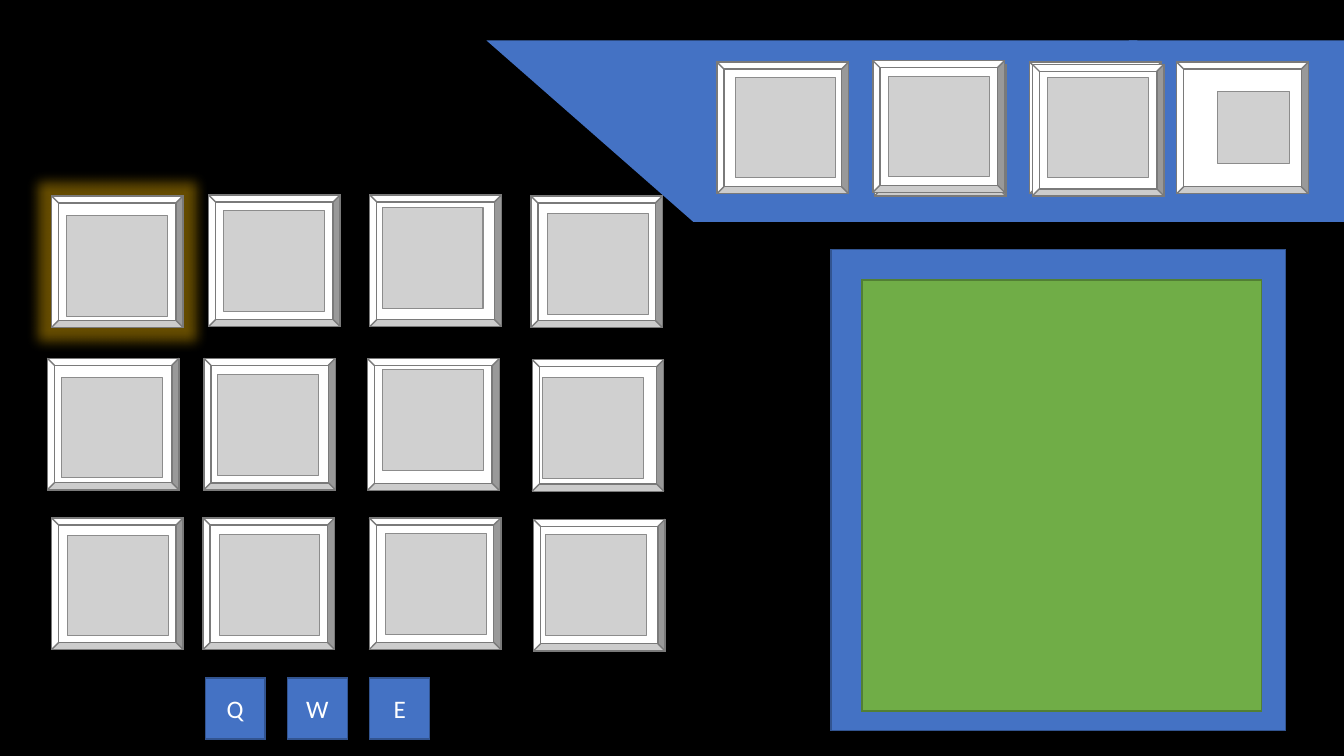
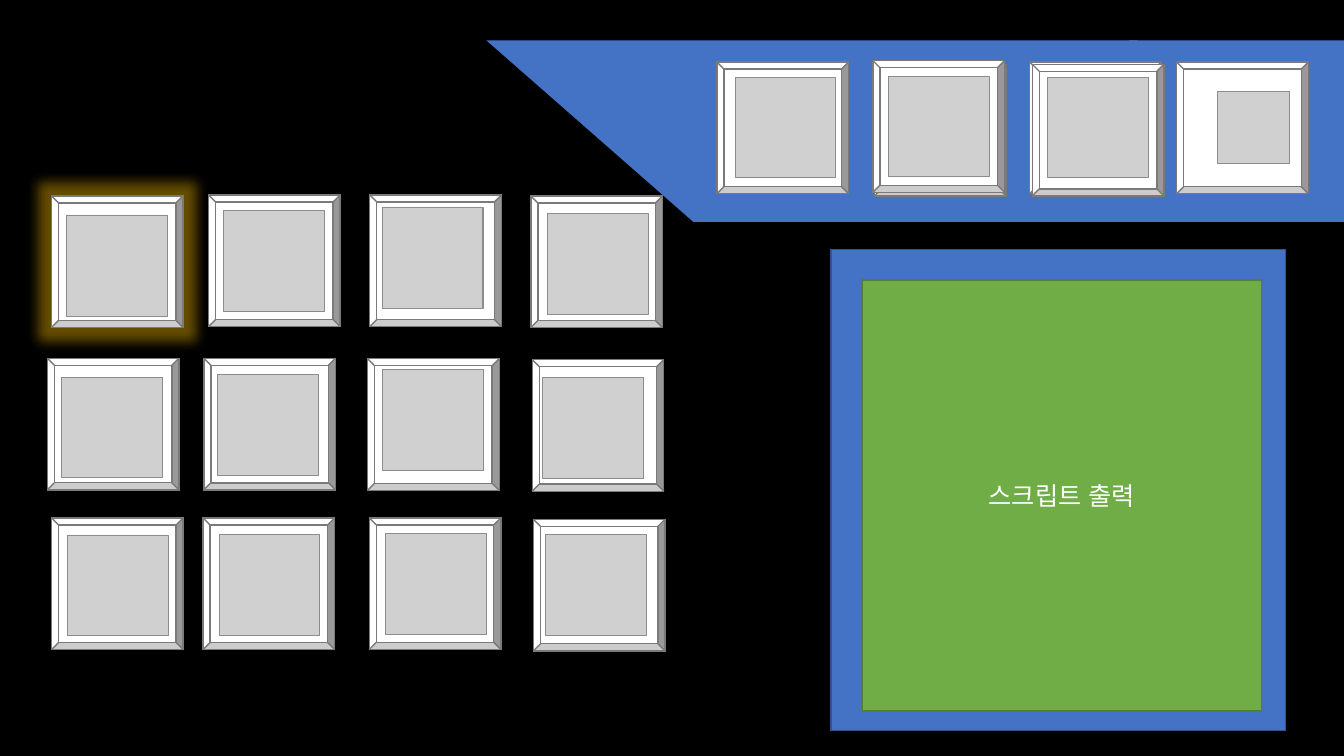
Before and after one commit to WolfPack-1/2D-Side-View-Roguelike, a slide deck: slide 3 of DesignDocs/Design/기획 문서/UI 기획서 초안.pptx. Drawn at 1344x756 pixels with LibreOffice and Linux fonts; fonts in the diff are those of the drawing; grey boxes stand for pictures. Boxes give left, top, right and bottom in pixels: in the first picture for what was removed or moved away, otherwise in the second. Text is boxed around its words. In the diff, an @@ line names an element or a change of style, - is before the commit and + after.

```diff
--- a/DesignDocs/Design/기획 문서/UI 기획서 초안.pptx
+++ b/DesignDocs/Design/기획 문서/UI 기획서 초안.pptx
@@ text in rectangle at [989, 484, 1135, 507]: text added @@
+스크립트 출력
@@ rectangle removed at [206, 679, 265, 740] @@
-Q
@@ rectangle removed at [287, 679, 347, 740] @@
-W
@@ rectangle removed at [370, 679, 430, 740] @@
-E
```
Also in this commit, not shown: 5 other slides changed, 2 slides added, 2 slides removed, 4 other files.
